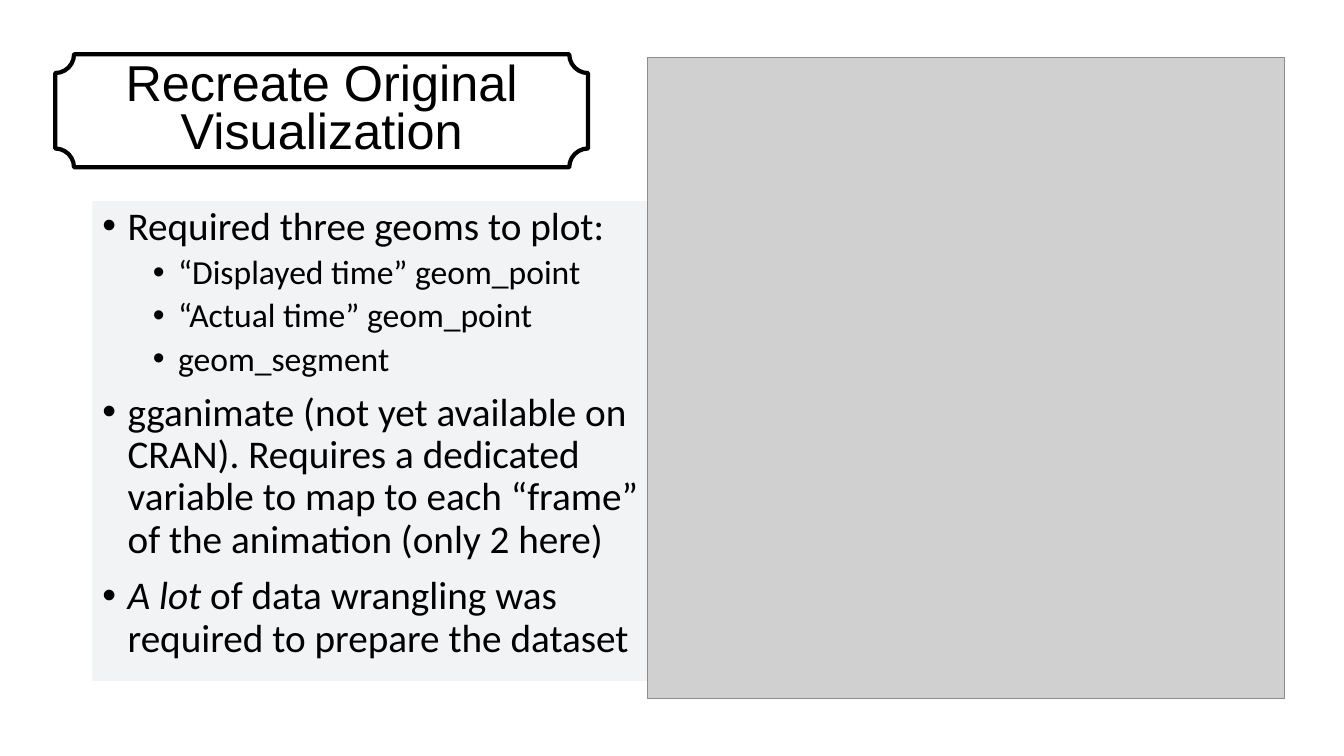
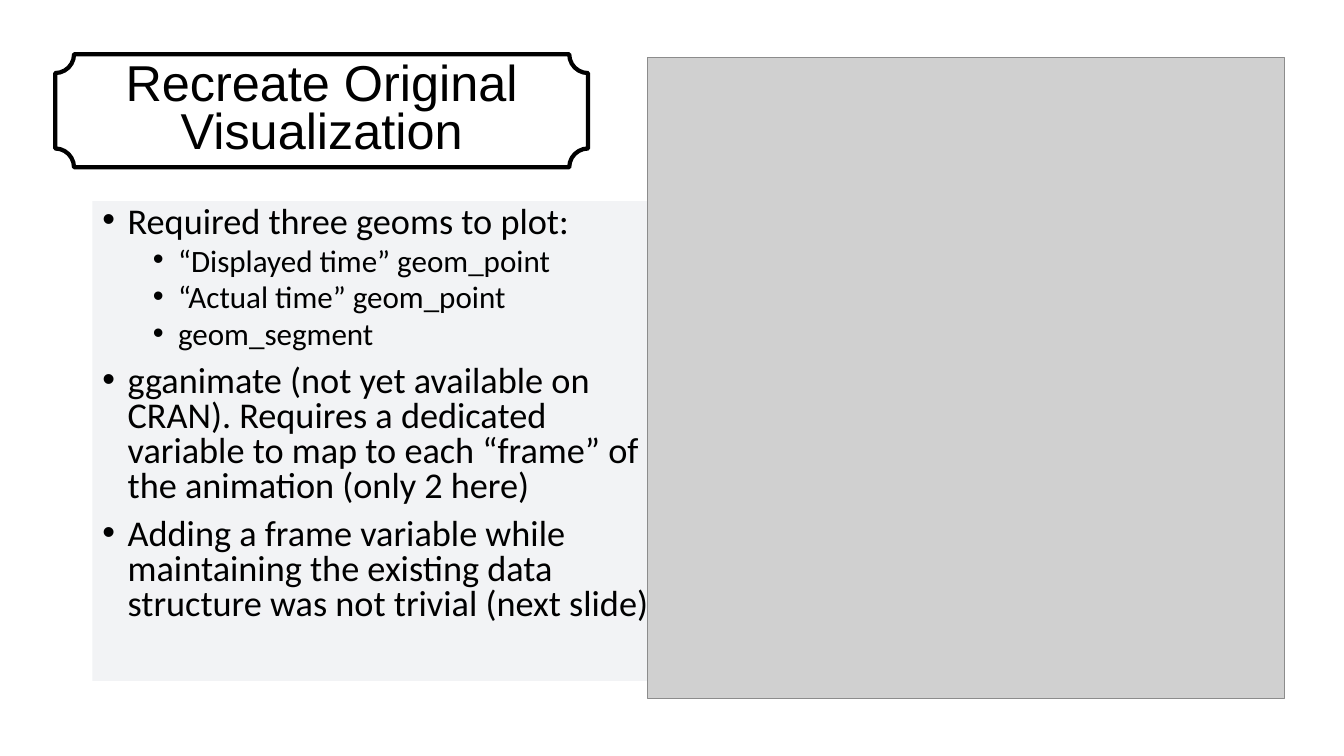
Before and after one commit to suyinlee23/MakeOverMonday_MAT_8790_LeazisLee, a slide deck: slide 11 of Trains vs Planes.pptx (slide 10 before the commit). Drawn at 1344x756 pixels with LibreOffice and Linux fonts; fonts in the diff are those of the drawing; grey boxes stand for pictures; background and template pictures are left out. Boxes give left, top, right and bottom in pixels: in the first picture for what was removed or moved away, otherwise in the second. Text is boxed around its words. In the diff, an @@ line names an element or a change of style, - is before the commit and + after.

```diff
--- a/Trains vs Planes.pptx
+++ b/Trains vs Planes.pptx
@@ text at box(128, 208, 638, 504): size 28 to 25.9 pt in "Required three geoms to plot:", "gganimate (not yet available on CRAN). Requires ..."; size 24 to 22.2 pt in "“Displayed time” geom_point", "“Actual time” geom_point", "geom_segment"; line spacing 0.9 to 0.8 @@
@@ text at box(128, 520, 648, 625): text changed; size 28 to 25.9 pt @@
-• A lot of data wrangling was required to prepare the dataset
+• Adding a frame variable while maintaining the existing data structure was not trivial (next slide)
```
Also in this commit, not shown: 6 other slides changed, 3 slides added, 1 slide removed, 1 other file.
